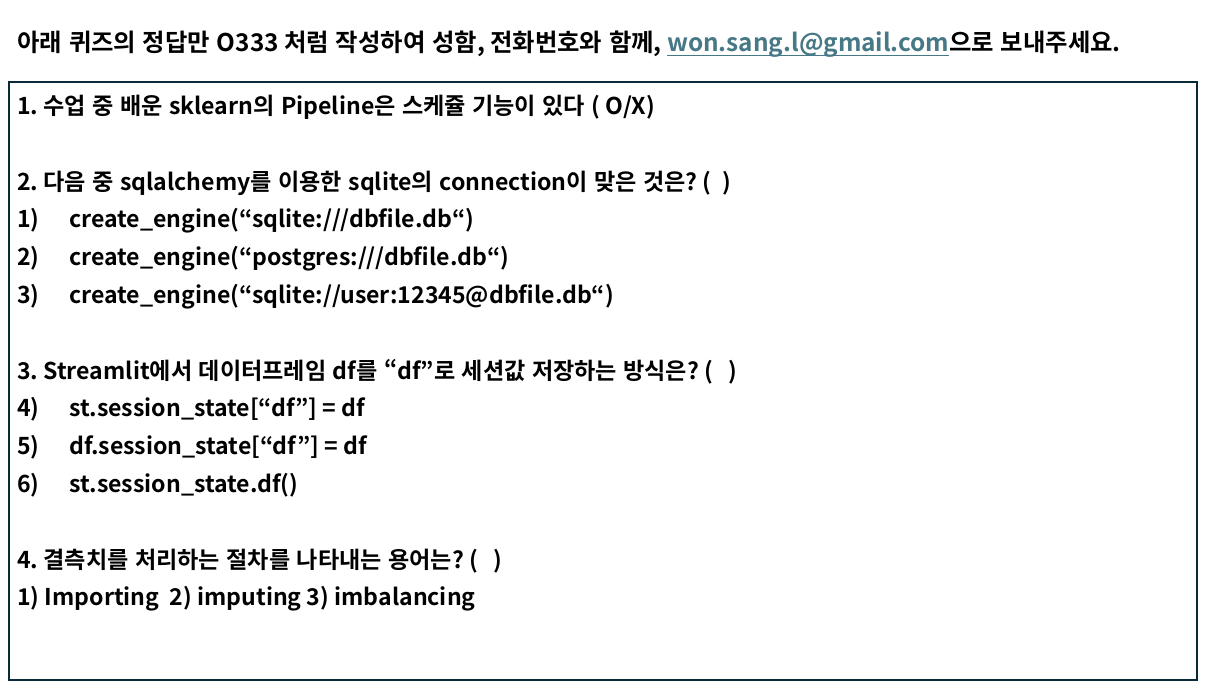
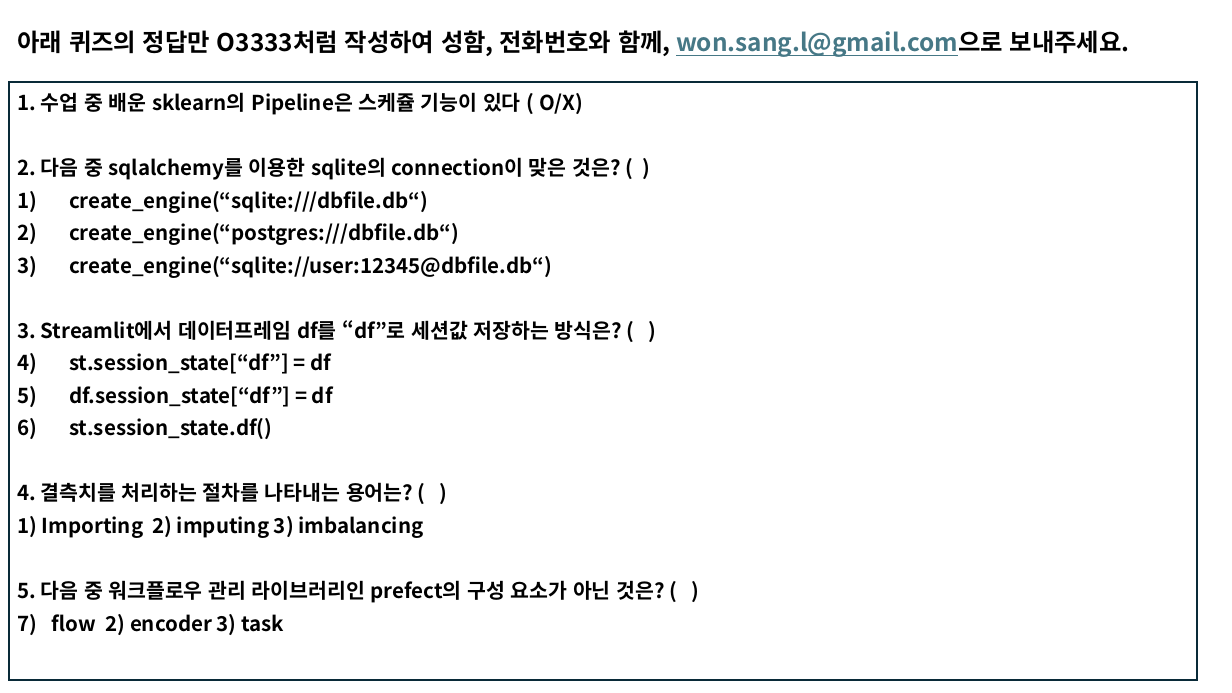
Before and after one commit to ws-l/2026_colab, a slide deck: slide 1 of 퀴즈.pptx. Drawn at 1232x693 pixels with LibreOffice and Linux fonts; fonts in the diff are those of the drawing. Boxes give left, top, right and bottom in pixels: in the first picture for what was removed or moved away, otherwise in the second. Text is boxed around its words. In the diff, an @@ line names an element or a change of style, - is before the commit and + after.

```diff
--- a/퀴즈.pptx
+++ b/퀴즈.pptx
@@ text at (17, 30, 1130, 57): text changed @@
-아래 퀴즈의 정답만 O333 처럼 작성하여 성함, 전화번호와 함께, won.sang.l@gmail.com으로 보내주세요.
+아래 퀴즈의 정답만 O3333처럼 작성하여 성함, 전화번호와 함께, won.sang.l@gmail.com으로 보내주세요.
@@ text at (17, 92, 622, 538): size 18 to 16 pt in "1. 수업 중 배운 sklearn의 Pipeline은 스케쥴 ...", "2. 다음 중 sqlalchemy를 이용한 sqlite의 connection이 ...", "create_engine(“sqlite:///dbfile.db“)", "create_engine(“postgres:///dbfile.db“)" and 7 more places; line spacing 0.9 to 0.8 @@
@@ text at (17, 580, 664, 635): paragraphs added @@
+5. 다음 중 워크플로우 관리 라이브러리인 prefect의 구성 요소가 아닌 것은? ( )
+1) flow 2) encoder 3) task
```
